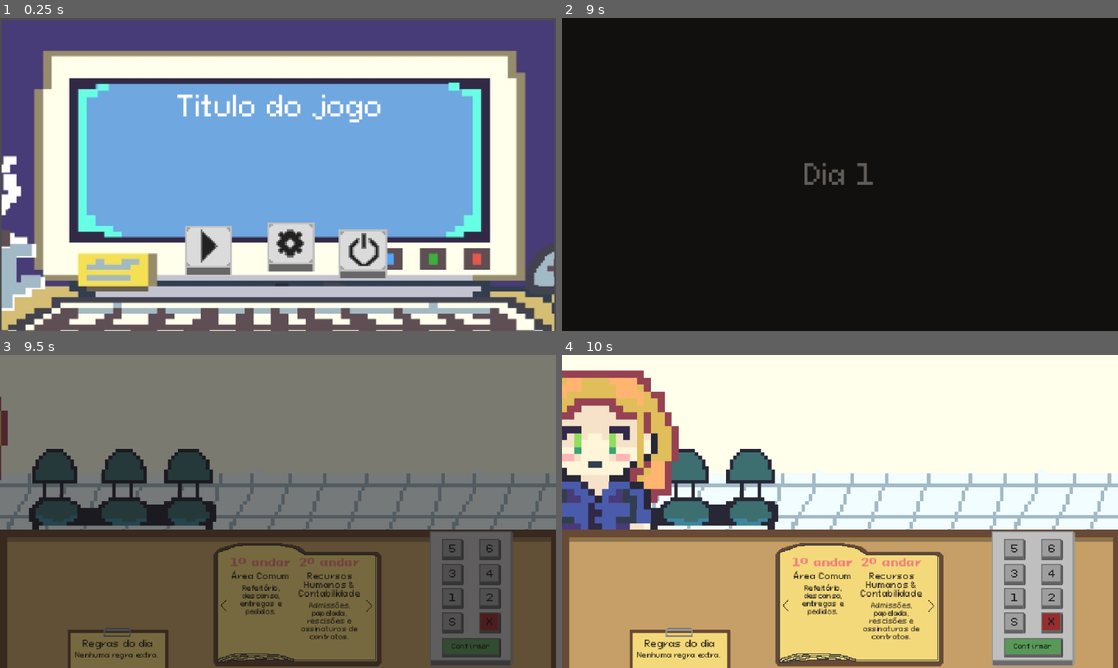
Above: before the commit, frames 1-4 (two rows, left to right).
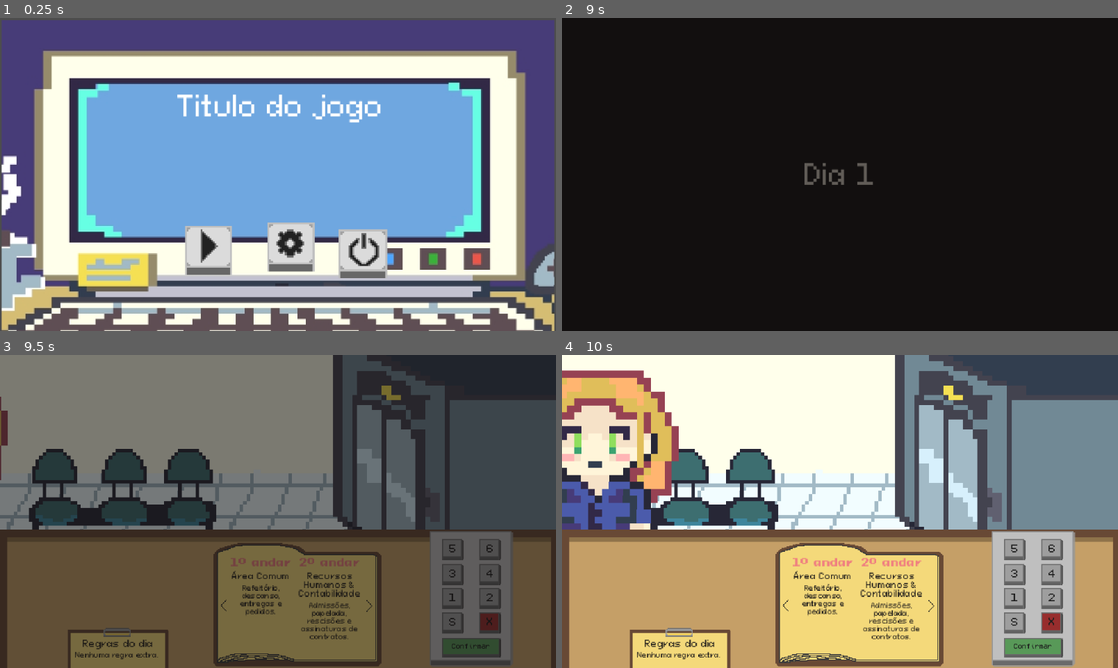
Above: after the commit, the same moments.

Repository: devrodofc/Elevator-Protocol
Game: Godot game, scene res://src/ui/menus/scenes/menu.tscn
The game is run twice, just before and just after one commit, with the same random seed, the same clock (stepped at 60 frames per second) and the same inputs.
Inputs (mouse positions are in pixels of both pictures, inside the frame that each line leads up to):
- Up to frame 1 (0.25 s): no input
- Up to frame 2 (9 s): click (773, 249) at 0.5 s; click (934, 268) at 1.25 s; click (934, 268) at 2 s; click (784, 268) at 2.75 s; click (784, 268) at 3.5 s; click (934, 268) at 4.25 s; click (784, 268) at 5 s; click "Pular tutorial [Esc]" at 5.75 s; tap Enter (ui_accept) at 6.5, 6.77, 7.25, 7.52, 8 s; move the mouse to (1012, 212) at 6.52 s; click (1012, 212) at 6.67 s; move the mouse to (1051, 212) at 7.27 s; click (1051, 212) at 7.42 s; move the mouse to (1012, 237) at 8.02 s; click (1012, 237) at 8.17 s; move the mouse to (1051, 237) at 8.77 s; click (1051, 237) at 8.92 s
- Up to frame 3 (9.5 s): tap Enter (ui_accept) at 9.02 s
- Up to frame 4 (10 s): click (934, 605) at 9.5 s

Frames 1-2 are identical in both runs. In frame 3, 21% of the frame differs, in the area x 59-100%, y 0-56%; in frame 4, 22%.

Commit message:
Nova develop

Diff:
--- a/project.godot
+++ b/project.godot
@@ -19,7 +19,7 @@
 
 Dialogue="*res://autoload/dialogue/dialogue.tscn"
 SceneTransition="*res://autoload/scene_transition/scene_transition.tscn"
-MusicMenu="*uid://cuj5w2e7m2ud2"
+MusicMenu="*res://sounds/music/menu/music_menu.tscn"
 
 [display]
 
--- a/sounds/music/menu/music_menu.tscn
+++ b/sounds/music/menu/music_menu.tscn
@@ -7,4 +7,5 @@
 stream = ExtResource("1_3nqhj")
 volume_db = -33.0
 autoplay = true
+bus = &"Music"
 script = ExtResource("2_5j1tr")
--- a/src/levels/scenes/elevator.tscn
+++ b/src/levels/scenes/elevator.tscn
@@ -40,12 +40,9 @@
 script = ExtResource("1_elevator")
 
 [node name="Sprite" type="AnimatedSprite2D" parent="." unique_id=1863498634]
-position = Vector2(378, 11)
 sprite_frames = SubResource("SpriteFrames_elevator")
 animation = &"fechar"
 centered = false
 
 [node name="DoorPoint" type="Marker2D" parent="." unique_id=1253606912]
 position = Vector2(102, 182)
-
-[node name="Sprite2D" type="Sprite2D" parent="." unique_id=714334894]
--- a/src/levels/scenes/reception.tscn
+++ b/src/levels/scenes/reception.tscn
@@ -102,5 +102,6 @@
 
 [node name="FeedbackAudio" type="AudioStreamPlayer2D" parent="." unique_id=2050434788]
 position = Vector2(0, -3)
+bus = &"SFX"
 
 [node name="Pause" parent="." unique_id=1030095812 instance=ExtResource("6_mgc41")]
--- a/src/levels/schedules/day1.tres
+++ b/src/levels/schedules/day1.tres
@@ -14,6 +14,26 @@
 [ext_resource type="Resource" uid="uid://cruf2n81kiwg0" path="res://src/npcs/dialogue/dialoguesCommon/4 andar/common4b.tres" id="d4b"]
 [ext_resource type="Resource" uid="uid://g184fibsps7x" path="res://src/npcs/dialogue/dialoguesCommon/5 andar/common5a.tres" id="d5a"]
 [ext_resource type="Resource" uid="uid://daexj4ac2b52e" path="res://src/npcs/dialogue/dialoguesCommon/5 andar/common5b.tres" id="d5b"]
+[ext_resource type="Resource" uid="uid://bsnwfhgg8a3ta" path="res://src/npcs/dialogue/dialoguesCommon/1 andar/common1a.tres" id="fc_common1a"]
+[ext_resource type="Resource" uid="uid://un6ed3n6rug6" path="res://src/npcs/dialogue/dialoguesCommon/1 andar/common1b.tres" id="fc_common1b"]
+[ext_resource type="Resource" uid="uid://cm12lr1uaarn1" path="res://src/npcs/dialogue/dialoguesCommon/1 andar/common1c.tres" id="fc_common1c"]
+[ext_resource type="Resource" uid="uid://blwwdvjuaj2u5" path="res://src/npcs/dialogue/dialoguesCommon/1 andar/common1d.tres" id="fc_common1d"]
+[ext_resource type="Resource" uid="uid://d08fhsp3l45pm" path="res://src/npcs/dialogue/dialoguesCommon/2 andar/common2a.tres" id="fc_common2a"]
+[ext_resource type="Resource" uid="uid://bkxaschsiredw" path="res://src/npcs/dialogue/dialoguesCommon/2 andar/common2b.tres" id="fc_common2b"]
+[ext_resource type="Resource" uid="uid://u6dd5hxe7b6w" path="res://src/npcs/dialogue/dialoguesCommon/2 andar/common2c.tres" id="fc_common2c"]
+[ext_resource type="Resource" uid="uid://c1kx18xbhdnwf" path="res://src/npcs/dialogue/dialoguesCommon/2 andar/common2d.tres" id="fc_common2d"]
+[ext_resource type="Resource" uid="uid://c73a14xpcxu3y" path="res://src/npcs/dialogue/dialoguesCommon/3 andar/common3a.tres" id="fc_common3a"]
+[ext_resource type="Resource" uid="uid://c5xldf8nx3yb4" path="res://src/npcs/dialogue/dialoguesCommon/3 andar/common3b.tres" id="fc_common3b"]
+[ext_resource type="Resource" path="res://src/npcs/dialogue/dialoguesCommon/3 andar/common3c.tres" id="fc_common3c"]
+[ext_resource type="Resource" path="res://src/npcs/dialogue/dialoguesCommon/3 andar/common3d.tres" id="fc_common3d"]
+[ext_resource type="Resource" path="res://src/npcs/dialogue/dialoguesCommon/4 andar/common4c.tres" id="fc_common4c"]
+[ext_resource type="Resource" path="res://src/npcs/dialogue/dialoguesCommon/4 andar/common4d.tres" id="fc_common4d"]
+[ext_resource type="Resource" path="res://src/npcs/dialogue/dialoguesCommon/5 andar/common5c.tres" id="fc_common5c"]
+[ext_resource type="Resource" path="res://src/npcs/dialogue/dialoguesCommon/5 andar/common5d.tres" id="fc_common5d"]
+[ext_resource type="Resource" path="res://src/npcs/dialogue/dialoguesCommon/6 andar/common6a.tres" id="fc_common6a"]
+[ext_resource type="Resource" path="res://src/npcs/dialogue/dialoguesCommon/6 andar/common6b.tres" id="fc_common6b"]
+[ext_resource type="Resource" path="res://src/npcs/dialogue/dialoguesCommon/6 andar/common6c.tres" id="fc_common6c"]
+[ext_resource type="Resource" path="res://src/npcs/dialogue/dialoguesCommon/6 andar/common6d.tres" id="fc_common6d"]
 
 [sub_resource type="Resource" id="Interaction_aleatorios"]
 script = ExtResource("3_inter")
--- a/src/levels/schedules/day2.tres
+++ b/src/levels/schedules/day2.tres
@@ -8,6 +8,7 @@
 [ext_resource type="Resource" uid="uid://c6u578611k2mr" path="res://src/npcs/resources/birdTest.tres" id="5_entregador"]
 [ext_resource type="Texture2D" uid="uid://brwssu6vo4wn4" path="res://src/npcs/assets/lucas/lucas_entregrador.png" id="6_lucas"]
 [ext_resource type="Texture2D" path="res://src/npcs/assets/marta/Marta sangrenta.png" id="9_marta"]
+[ext_resource type="Resource" path="res://src/levels/schedules/day3.tres" id="10_dia3"]
 [ext_resource type="Resource" uid="uid://cqu76s68bvugf" path="res://src/npcs/resources/Day1/common_npc_male1.tres" id="7_male"]
 [ext_resource type="Resource" uid="uid://ylajsyngiss5" path="res://src/npcs/resources/Day1/common_npc_female1.tres" id="8_female"]
 [ext_resource type="Resource" path="res://src/npcs/dialogue/dialoguesDia2/1 andar/dia2_1a.tres" id="f1a"]
@@ -106,6 +107,7 @@
 [resource]
 script = ExtResource("2_dia")
 dia_numero = 2
+proximo_dia = ExtResource("10_dia3")
 sprite_marta_fim = ExtResource("9_marta")
 suspense_antes_do_fim = 3.0
 mensagem_inicio = "Bom dia! Que bom que você voltou... nem todo mundo volta, sabia? Hoje é igualzinho a ontem. Bom... quase igual. Fique de olho na prancheta."
--- /dev/null
+++ b/src/levels/schedules/day3.tres
@@ -0,0 +1,118 @@
+[gd_resource type="Resource" script_class="DayScheduleConfig" format=3]
+
+[ext_resource type="Script" uid="uid://30jqbkcb4q5" path="res://src/npcs/dialogue/npc_dialogue.gd" id="1_fala"]
+[ext_resource type="Script" uid="uid://c8k1xw7vuahns" path="res://src/npcs/resources/visitor_data.gd" id="1_visitor"]
+[ext_resource type="Script" uid="uid://dw560omsfs2go" path="res://src/levels/scripts/day_schedule.gd" id="2_dia"]
+[ext_resource type="Script" uid="uid://brn4guv252f6e" path="res://src/levels/scripts/day_interaction.gd" id="3_inter"]
+[ext_resource type="Script" uid="uid://dvpyfvnwc78bh" path="res://src/levels/scripts/marta_rule.gd" id="4_rule"]
+[ext_resource type="Resource" path="res://src/npcs/resources/Day3/tiao.tres" id="5_tiao"]
+[ext_resource type="Texture2D" path="res://src/npcs/assets/tiao/tiao_jardineiro.png" id="6_tiao_sprite"]
+[ext_resource type="Resource" uid="uid://cqu76s68bvugf" path="res://src/npcs/resources/Day1/common_npc_male1.tres" id="7_male"]
+[ext_resource type="Resource" uid="uid://ylajsyngiss5" path="res://src/npcs/resources/Day1/common_npc_female1.tres" id="8_female"]
+[ext_resource type="Resource" path="res://src/npcs/dialogue/dialoguesDia3/1 andar/dia3_1a.tres" id="f1a"]
+[ext_resource type="Resource" path="res://src/npcs/dialogue/dialoguesDia3/1 andar/dia3_1b.tres" id="f1b"]
+[ext_resource type="Resource" path="res://src/npcs/dialogue/dialoguesDia3/1 andar/dia3_1c.tres" id="f1c"]
+[ext_resource type="Resource" path="res://src/npcs/dialogue/dialoguesDia3/2 andar/dia3_2a.tres" id="f2a"]
+[ext_resource type="Resource" path="res://src/npcs/dialogue/dialoguesDia3/2 andar/dia3_2b.tres" id="f2b"]
+[ext_resource type="Resource" path="res://src/npcs/dialogue/dialoguesDia3/2 andar/dia3_2c.tres" id="f2c"]
+[ext_resource type="Resource" path="res://src/npcs/dialogue/dialoguesDia3/3 andar/dia3_3a.tres" id="f3a"]
+[ext_resource type="Resource" path="res://src/npcs/dialogue/dialoguesDia3/3 andar/dia3_3b.tres" id="f3b"]
+[ext_resource type="Resource" path="res://src/npcs/dialogue/dialoguesDia3/3 andar/dia3_3c.tres" id="f3c"]
+[ext_resource type="Resource" path="res://src/npcs/dialogue/dialoguesDia3/4 andar/dia3_4a.tres" id="f4a"]
+[ext_resource type="Resource" path="res://src/npcs/dialogue/dialoguesDia3/4 andar/dia3_4b.tres" id="f4b"]
+[ext_resource type="Resource" path="res://src/npcs/dialogue/dialoguesDia3/4 andar/dia3_4c.tres" id="f4c"]
+[ext_resource type="Resource" path="res://src/npcs/dialogue/dialoguesDia3/5 andar/dia3_5a.tres" id="f5a"]
+[ext_resource type="Resource" path="res://src/npcs/dialogue/dialoguesDia3/5 andar/dia3_5b.tres" id="f5b"]
+[ext_resource type="Resource" path="res://src/npcs/dialogue/dialoguesDia3/5 andar/dia3_5c.tres" id="f5c"]
+[ext_resource type="Resource" path="res://src/npcs/dialogue/dialoguesDia3/6 andar/dia3_6a.tres" id="f6a"]
+[ext_resource type="Resource" path="res://src/npcs/dialogue/dialoguesDia3/6 andar/dia3_6b.tres" id="f6b"]
+[ext_resource type="Resource" path="res://src/npcs/dialogue/dialoguesDia3/6 andar/dia3_6c.tres" id="f6c"]
+
+[sub_resource type="Resource" id="Interaction_aleatorios"]
+script = ExtResource("3_inter")
+repeticoes = 4
+
+[sub_resource type="Resource" id="Interaction_aleatorias_pool"]
+script = ExtResource("3_inter")
+repeticoes = 2
+pool = Array[ExtResource("1_visitor")]([ExtResource("8_female"), ExtResource("7_male")])
+
+[sub_resource type="Resource" id="Fala_tiao"]
+script = ExtResource("1_fala")
+texto = "Bom dia, meu filho! Sou o Tião, da limpeza. Me pediram para dar um trato na sala do diretor, lá no 6º. Me leva lá?"
+andar_desejado = 6
+metadata/_custom_type_script = "uid://30jqbkcb4q5"
+
+[sub_resource type="Resource" id="Interaction_tiao"]
+script = ExtResource("3_inter")
+modo = 1
+visitante = ExtResource("5_tiao")
+sprite = ExtResource("6_tiao_sprite")
+dialogo = SubResource("Fala_tiao")
+
+[sub_resource type="Resource" id="Regra_tiao"]
+script = ExtResource("4_rule")
+fala = "Ah, o Seu Tião, nosso faxineiro, vai passar aqui hoje. Não importa o andar que ele pedir: mande para o subsolo. Tem uma sujeira enorme lá embaixo, e ele é o único que limpa sem fazer perguntas."
+texto_prancheta = "Seu Tião (faxineiro)? Sempre para o subsolo."
+
+[sub_resource type="Resource" id="Regra_rh"]
+script = ExtResource("4_rule")
+fala = "O RH está em... reestruturação. Quem pedir o 2º andar, mande esperar no refeitório. Vão esperar bastante."
+texto_prancheta = "Pediu o 2º andar? Mande para o 1º."
+andar_pedido = 2
+andar_destino = 1
+falas_caso = Array[ExtResource("1_fala")]([ExtResource("f2a"), ExtResource("f2b"), ExtResource("f2c")])
+
+[sub_resource type="Resource" id="Regra_marketing"]
+script = ExtResource("4_rule")
+fala = "O Marketing está gravando uma campanha nova lá no subsolo. Quem pedir o 4º andar, mande lá para baixo. Eles vão adorar o cenário."
+texto_prancheta = "Pediu o 4º andar? Mande para o subsolo."
+andar_pedido = 4
+andar_destino = -1
+falas_caso = Array[ExtResource("1_fala")]([ExtResource("f4a"), ExtResource("f4b"), ExtResource("f4c")])
+
+[sub_resource type="Resource" id="Regra_ti"]
+script = ExtResource("4_rule")
+fala = "A TI se mudou para a Pesquisa Avançada. Quem pedir o 3º andar, mande para o 5º. Eles... se adaptaram bem."
+texto_prancheta = "Pediu o 3º andar? Mande para o 5º."
+andar_pedido = 3
+andar_destino = 5
+falas_caso = Array[ExtResource("1_fala")]([ExtResource("f3a"), ExtResource("f3b"), ExtResource("f3c")])
+
+[sub_resource type="Resource" id="Regra_refeitorio"]
+script = ExtResource("4_rule")
+fala = "O refeitório está interditado hoje. Negue quem pedir o 1º andar. E não pergunte qual é o cardápio."
+texto_prancheta = "1º andar: negar acesso."
+andar_pedido = 1
+andar_destino = 999
+falas_caso = Array[ExtResource("1_fala")]([ExtResource("f1a"), ExtResource("f1b"), ExtResource("f1c")])
+
+[sub_resource type="Resource" id="Regra_cheiro"]
+script = ExtResource("4_rule")
+fala = "Se sentir um cheiro forte de produto de limpeza, é normal. Muito normal. Respire pela boca."
+texto_prancheta = "Cheiro de produto de limpeza é normal."
+
+[sub_resource type="Resource" id="Regra_entregador"]
+script = ExtResource("4_rule")
+fala = "Se alguém perguntar pelo entregador de ontem, a gente nunca teve entregador. Nunca."
+texto_prancheta = "Nunca tivemos entregador."
+
+[sub_resource type="Resource" id="Regra_gaveta"]
+script = ExtResource("4_rule")
+fala = "Não abra a gaveta de baixo da sua mesa. Ela é minha. O que tem dentro também."
+texto_prancheta = "Não abra a gaveta de baixo."
+
+[resource]
+script = ExtResource("2_dia")
+dia_numero = 3
+suspense_antes_do_fim = 2.0
+mensagem_inicio = "Bom dia, querido! Hoje o dia vai ser levinho, eu prometo. Ah, e o Seu Tião vai passar por aqui. Ele é um amor de pessoa... já já eu te explico o que fazer com ele."
+mensagem_fim = "Viu como o Seu Tião é eficiente? Daqui a pouco não sobra nem uma manchinha de katchup lá embaixo. Nem do katchup, nem de... bom, de nada. Até amanhã! Se você voltar, claro."
+mensagem_falha = "Três dias e ainda errando? Tudo bem... o Seu Tião limpa qualquer bagunça. Vamos de novo."
+regras_obrigatorias = Array[ExtResource("4_rule")]([SubResource("Regra_tiao")])
+regras_marta = Array[ExtResource("4_rule")]([SubResource("Regra_rh"), SubResource("Regra_marketing"), SubResource("Regra_ti"), SubResource("Regra_refeitorio"), SubResource("Regra_cheiro"), SubResource("Regra_entregador"), SubResource("Regra_gaveta")])
+pool_padrao = Array[ExtResource("1_visitor")]([ExtResource("8_female"), ExtResource("7_male")])
+interacoes = Array[ExtResource("3_inter")]([SubResource("Interaction_aleatorios"), SubResource("Interaction_aleatorias_pool"), SubResource("Interaction_tiao")])
+usar_falas_do_visitante = false
+falas_comuns = Array[ExtResource("1_fala")]([ExtResource("f1a"), ExtResource("f1b"), ExtResource("f1c"), ExtResource("f2a"), ExtResource("f2b"), ExtResource("f2c"), ExtResource("f3a"), ExtResource("f3b"), ExtResource("f3c"), ExtResource("f4a"), ExtResource("f4b"), ExtResource("f4c"), ExtResource("f5a"), ExtResource("f5b"), ExtResource("f5c"), ExtResource("f6a"), ExtResource("f6b"), ExtResource("f6c")])
+metadata/_custom_type_script = "uid://dw560omsfs2go"
--- /dev/null
+++ b/src/npcs/dialogue/dialoguesDia3/1 andar/dia3_1a.tres
@@ -0,0 +1,9 @@
+[gd_resource type="Resource" script_class="NPCDialogue" format=3]
+
+[ext_resource type="Script" uid="uid://30jqbkcb4q5" path="res://src/npcs/dialogue/npc_dialogue.gd" id="1_fala"]
+
+[resource]
+script = ExtResource("1_fala")
+texto = "Primeiro andar. Alguém deixou um pote de feijoada na geladeira desde segunda. Vim negociar a paz."
+andar_desejado = 1
+metadata/_custom_type_script = "uid://30jqbkcb4q5"
--- /dev/null
+++ b/src/npcs/dialogue/dialoguesDia3/1 andar/dia3_1b.tres
@@ -0,0 +1,9 @@
+[gd_resource type="Resource" script_class="NPCDialogue" format=3]
+
+[ext_resource type="Script" uid="uid://30jqbkcb4q5" path="res://src/npcs/dialogue/npc_dialogue.gd" id="1_fala"]
+
+[resource]
+script = ExtResource("1_fala")
+texto = "Refeitório, por favor. Hoje é dia de pudim e eu cheguei cedo de propósito."
+andar_desejado = 1
+metadata/_custom_type_script = "uid://30jqbkcb4q5"
--- /dev/null
+++ b/src/npcs/dialogue/dialoguesDia3/1 andar/dia3_1c.tres
@@ -0,0 +1,9 @@
+[gd_resource type="Resource" script_class="NPCDialogue" format=3]
+
+[ext_resource type="Script" uid="uid://30jqbkcb4q5" path="res://src/npcs/dialogue/npc_dialogue.gd" id="1_fala"]
+
+[resource]
+script = ExtResource("1_fala")
+texto = "Área comum. Vou buscar meu almoço antes que alguém 'confunda' com o dele de novo."
+andar_desejado = 1
+metadata/_custom_type_script = "uid://30jqbkcb4q5"
--- /dev/null
+++ b/src/npcs/dialogue/dialoguesDia3/2 andar/dia3_2a.tres
@@ -0,0 +1,9 @@
+[gd_resource type="Resource" script_class="NPCDialogue" format=3]
+
+[ext_resource type="Script" uid="uid://30jqbkcb4q5" path="res://src/npcs/dialogue/npc_dialogue.gd" id="1_fala"]
+
+[resource]
+script = ExtResource("1_fala")
+texto = "Segundo andar. Vim perguntar se o vale-refeição cai hoje ou se é só boato."
+andar_desejado = 2
+metadata/_custom_type_script = "uid://30jqbkcb4q5"
--- /dev/null
+++ b/src/npcs/dialogue/dialoguesDia3/2 andar/dia3_2b.tres
@@ -0,0 +1,9 @@
+[gd_resource type="Resource" script_class="NPCDialogue" format=3]
+
+[ext_resource type="Script" uid="uid://30jqbkcb4q5" path="res://src/npcs/dialogue/npc_dialogue.gd" id="1_fala"]
+
+[resource]
+script = ExtResource("1_fala")
+texto = "RH, por favor. Quero trocar a foto do meu crachá. Nessa eu pareço um suspeito."
+andar_desejado = 2
+metadata/_custom_type_script = "uid://30jqbkcb4q5"
--- /dev/null
+++ b/src/npcs/dialogue/dialoguesDia3/2 andar/dia3_2c.tres
@@ -0,0 +1,9 @@
+[gd_resource type="Resource" script_class="NPCDialogue" format=3]
+
+[ext_resource type="Script" uid="uid://30jqbkcb4q5" path="res://src/npcs/dialogue/npc_dialogue.gd" id="1_fala"]
+
+[resource]
+script = ExtResource("1_fala")
+texto = "Recursos Humanos. Fui escalado para a palestra de 'bem-estar no trabalho'. Às sete da manhã."
+andar_desejado = 2
+metadata/_custom_type_script = "uid://30jqbkcb4q5"
--- /dev/null
+++ b/src/npcs/dialogue/dialoguesDia3/3 andar/dia3_3a.tres
@@ -0,0 +1,9 @@
+[gd_resource type="Resource" script_class="NPCDialogue" format=3]
+
+[ext_resource type="Script" uid="uid://30jqbkcb4q5" path="res://src/npcs/dialogue/npc_dialogue.gd" id="1_fala"]
+
+[resource]
+script = ExtResource("1_fala")
+texto = "Terceiro andar. A impressora diz 'erro desconhecido'. Eu também não conheço ela, então estamos quites."
+andar_desejado = 3
+metadata/_custom_type_script = "uid://30jqbkcb4q5"
--- /dev/null
+++ b/src/npcs/dialogue/dialoguesDia3/3 andar/dia3_3b.tres
@@ -0,0 +1,9 @@
+[gd_resource type="Resource" script_class="NPCDialogue" format=3]
+
+[ext_resource type="Script" uid="uid://30jqbkcb4q5" path="res://src/npcs/dialogue/npc_dialogue.gd" id="1_fala"]
+
+[resource]
+script = ExtResource("1_fala")
+texto = "TI, por favor. Meu mouse está andando sozinho. Ou é vírus ou é o estagiário pelo acesso remoto."
+andar_desejado = 3
+metadata/_custom_type_script = "uid://30jqbkcb4q5"
--- /dev/null
+++ b/src/npcs/dialogue/dialoguesDia3/3 andar/dia3_3c.tres
@@ -0,0 +1,9 @@
+[gd_resource type="Resource" script_class="NPCDialogue" format=3]
+
+[ext_resource type="Script" uid="uid://30jqbkcb4q5" path="res://src/npcs/dialogue/npc_dialogue.gd" id="1_fala"]
+
+[resource]
+script = ExtResource("1_fala")
+texto = "Terceiro andar. Vim buscar meu notebook. Faz duas semanas que ele está 'quase pronto'."
+andar_desejado = 3
+metadata/_custom_type_script = "uid://30jqbkcb4q5"
--- /dev/null
+++ b/src/npcs/dialogue/dialoguesDia3/4 andar/dia3_4a.tres
@@ -0,0 +1,9 @@
+[gd_resource type="Resource" script_class="NPCDialogue" format=3]
+
+[ext_resource type="Script" uid="uid://30jqbkcb4q5" path="res://src/npcs/dialogue/npc_dialogue.gd" id="1_fala"]
+
+[resource]
+script = ExtResource("1_fala")
+texto = "Quarto andar. Vim gravar o vídeo institucional. Me pediram para 'sorrir com os olhos'."
+andar_desejado = 4
+metadata/_custom_type_script = "uid://30jqbkcb4q5"
--- /dev/null
+++ b/src/npcs/dialogue/dialoguesDia3/4 andar/dia3_4b.tres
@@ -0,0 +1,9 @@
+[gd_resource type="Resource" script_class="NPCDialogue" format=3]
+
+[ext_resource type="Script" uid="uid://30jqbkcb4q5" path="res://src/npcs/dialogue/npc_dialogue.gd" id="1_fala"]
+
+[resource]
+script = ExtResource("1_fala")
+texto = "Marketing, por favor. Trouxe as camisetas do evento. Vieram todas tamanho GG."
+andar_desejado = 4
+metadata/_custom_type_script = "uid://30jqbkcb4q5"
--- /dev/null
+++ b/src/npcs/dialogue/dialoguesDia3/4 andar/dia3_4c.tres
@@ -0,0 +1,9 @@
+[gd_resource type="Resource" script_class="NPCDialogue" format=3]
+
+[ext_resource type="Script" uid="uid://30jqbkcb4q5" path="res://src/npcs/dialogue/npc_dialogue.gd" id="1_fala"]
+
+[resource]
+script = ExtResource("1_fala")
+texto = "Quarto andar. Reunião de brainstorm. Eu sou o 'storm', pelo visto."
+andar_desejado = 4
+metadata/_custom_type_script = "uid://30jqbkcb4q5"
--- /dev/null
+++ b/src/npcs/dialogue/dialoguesDia3/5 andar/dia3_5a.tres
@@ -0,0 +1,9 @@
+[gd_resource type="Resource" script_class="NPCDialogue" format=3]
+
+[ext_resource type="Script" uid="uid://30jqbkcb4q5" path="res://src/npcs/dialogue/npc_dialogue.gd" id="1_fala"]
+
+[resource]
+script = ExtResource("1_fala")
+texto = "Quinto andar. Preciso arquivar estas caixas. Ninguém lembra o que tem dentro, mas são importantes."
+andar_desejado = 5
+metadata/_custom_type_script = "uid://30jqbkcb4q5"
--- /dev/null
+++ b/src/npcs/dialogue/dialoguesDia3/5 andar/dia3_5b.tres
@@ -0,0 +1,9 @@
+[gd_resource type="Resource" script_class="NPCDialogue" format=3]
+
+[ext_resource type="Script" uid="uid://30jqbkcb4q5" path="res://src/npcs/dialogue/npc_dialogue.gd" id="1_fala"]
+
+[resource]
+script = ExtResource("1_fala")
+texto = "Pesquisa Avançada, por favor. Vim buscar os resultados do teste. Espero que tenha dado positivo. Ou negativo. Sei lá."
+andar_desejado = 5
+metadata/_custom_type_script = "uid://30jqbkcb4q5"
--- /dev/null
+++ b/src/npcs/dialogue/dialoguesDia3/5 andar/dia3_5c.tres
@@ -0,0 +1,9 @@
+[gd_resource type="Resource" script_class="NPCDialogue" format=3]
+
+[ext_resource type="Script" uid="uid://30jqbkcb4q5" path="res://src/npcs/dialogue/npc_dialogue.gd" id="1_fala"]
+
+[resource]
+script = ExtResource("1_fala")
+texto = "Quinto andar. O arquivo morto pediu mais pastas. Pelo jeito ele está bem vivo."
+andar_desejado = 5
+metadata/_custom_type_script = "uid://30jqbkcb4q5"
--- /dev/null
+++ b/src/npcs/dialogue/dialoguesDia3/6 andar/dia3_6a.tres
@@ -0,0 +1,9 @@
+[gd_resource type="Resource" script_class="NPCDialogue" format=3]
+
+[ext_resource type="Script" uid="uid://30jqbkcb4q5" path="res://src/npcs/dialogue/npc_dialogue.gd" id="1_fala"]
+
+[resource]
+script = ExtResource("1_fala")
+texto = "Sexto andar. O diretor quer saber por que o cafezinho mudou de marca. Eu sou o culpado."
+andar_desejado = 6
+metadata/_custom_type_script = "uid://30jqbkcb4q5"
--- /dev/null
+++ b/src/npcs/dialogue/dialoguesDia3/6 andar/dia3_6b.tres
@@ -0,0 +1,9 @@
+[gd_resource type="Resource" script_class="NPCDialogue" format=3]
+
+[ext_resource type="Script" uid="uid://30jqbkcb4q5" path="res://src/npcs/dialogue/npc_dialogue.gd" id="1_fala"]
+
+[resource]
+script = ExtResource("1_fala")
+texto = "Presidência, por favor. Vim entregar a agenda da semana. Tem reunião até no domingo."
+andar_desejado = 6
+metadata/_custom_type_script = "uid://30jqbkcb4q5"
--- /dev/null
+++ b/src/npcs/dialogue/dialoguesDia3/6 andar/dia3_6c.tres
@@ -0,0 +1,9 @@
+[gd_resource type="Resource" script_class="NPCDialogue" format=3]
+
+[ext_resource type="Script" uid="uid://30jqbkcb4q5" path="res://src/npcs/dialogue/npc_dialogue.gd" id="1_fala"]
+
+[resource]
+script = ExtResource("1_fala")
+texto = "Diretoria. Me chamaram para uma 'conversa rápida'. Nenhuma conversa com o diretor é rápida."
+andar_desejado = 6
+metadata/_custom_type_script = "uid://30jqbkcb4q5"
--- /dev/null
+++ b/src/npcs/resources/Day3/tiao.tres
@@ -0,0 +1,15 @@
+[gd_resource type="Resource" script_class="VisitorData" format=3]
+
+[ext_resource type="Script" uid="uid://c8k1xw7vuahns" path="res://src/npcs/resources/visitor_data.gd" id="1_visitor"]
+[ext_resource type="Texture2D" path="res://src/npcs/assets/tiao/tiao_jardineiro.png" id="2_tiao"]
+
+[resource]
+script = ExtResource("1_visitor")
+id = "003ESPECIAL"
+nome = "Seu Tião"
+sprites = Array[Texture2D]([ExtResource("2_tiao")])
+tags = Array[String](["send_to_basement"])
+idade = 67
+sexo = "Masculino"
+ocupacao = "Faxineiro"
+metadata/_custom_type_script = "uid://c8k1xw7vuahns"
Not shown, added: CLAUDE.md
